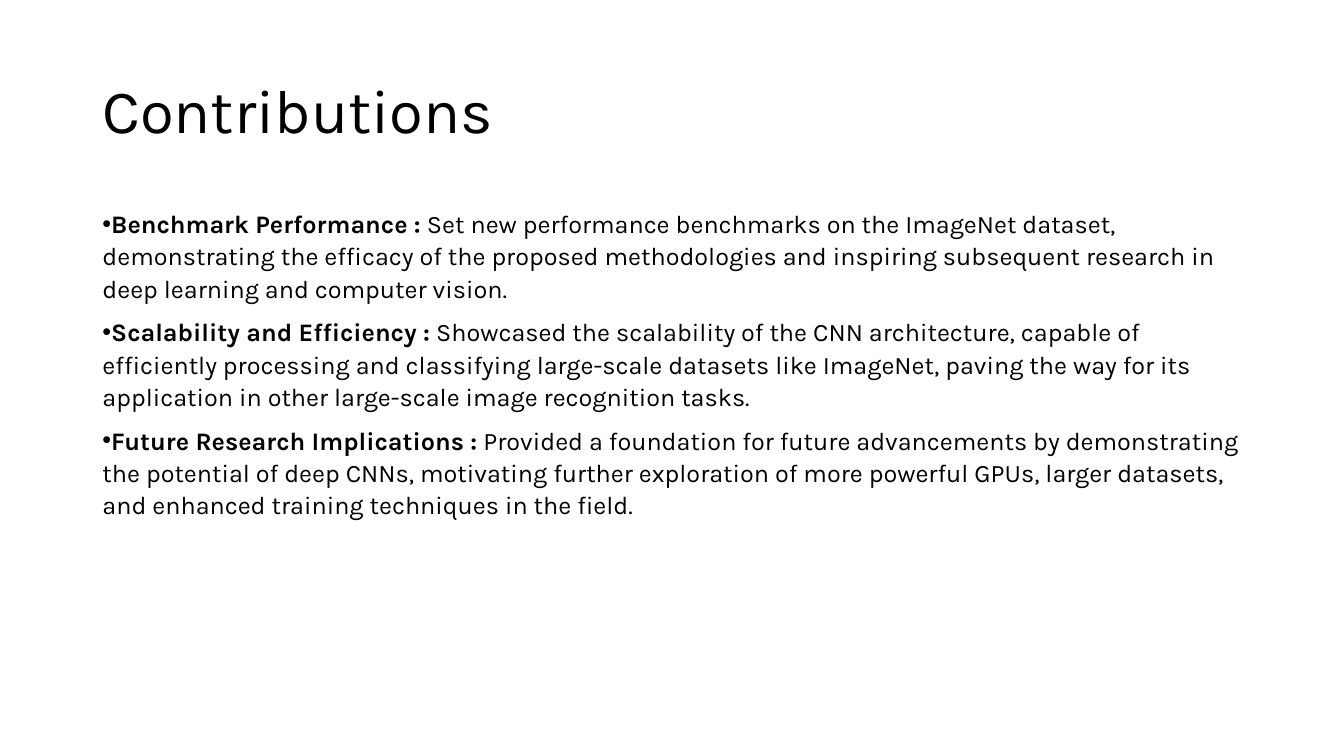
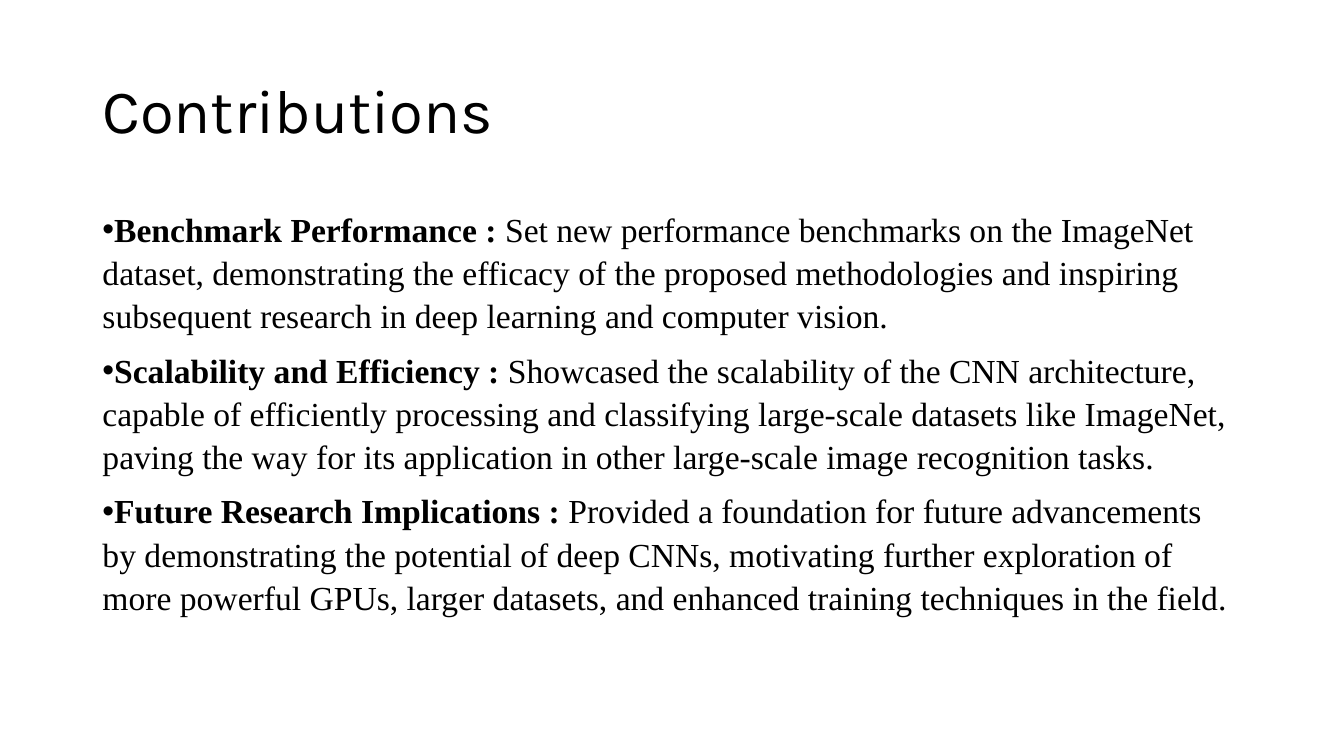
Before and after one commit to VeerendraAriga/NeuralNetwork, a slide deck: slide 10 of Journal/Veerendra ppt presentation neural networks.pptx. Drawn at 1344x756 pixels with LibreOffice and Linux fonts; fonts in the diff are those of the drawing. Boxes give left, top, right and bottom in pixels: in the first picture for what was removed or moved away, otherwise in the second. Text is boxed around its words. In the diff, an @@ line names an element or a change of style, - is before the commit and + after.

```diff
--- a/Journal/Veerendra ppt presentation neural networks.pptx
+++ b/Journal/Veerendra ppt presentation neural networks.pptx
@@ text "Benchmark Performance : Set new ..." at bbox=[102, 218, 1227, 616]: size 18 to 24 pt, font Karla to Times New Roman @@
```
Also in this commit, not shown: 4 other slides changed.
